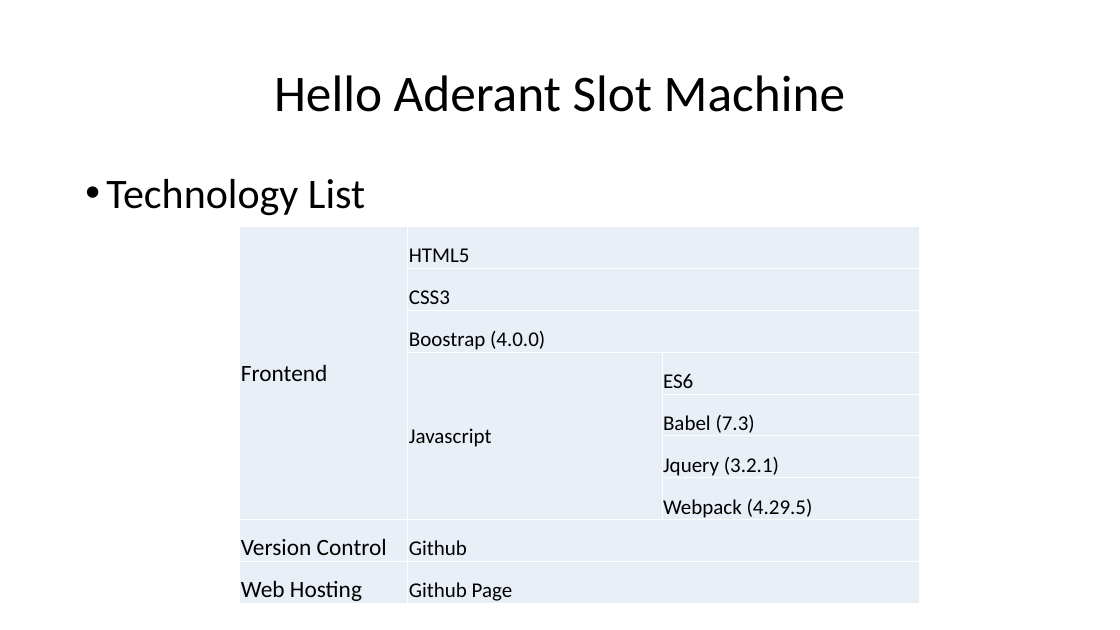
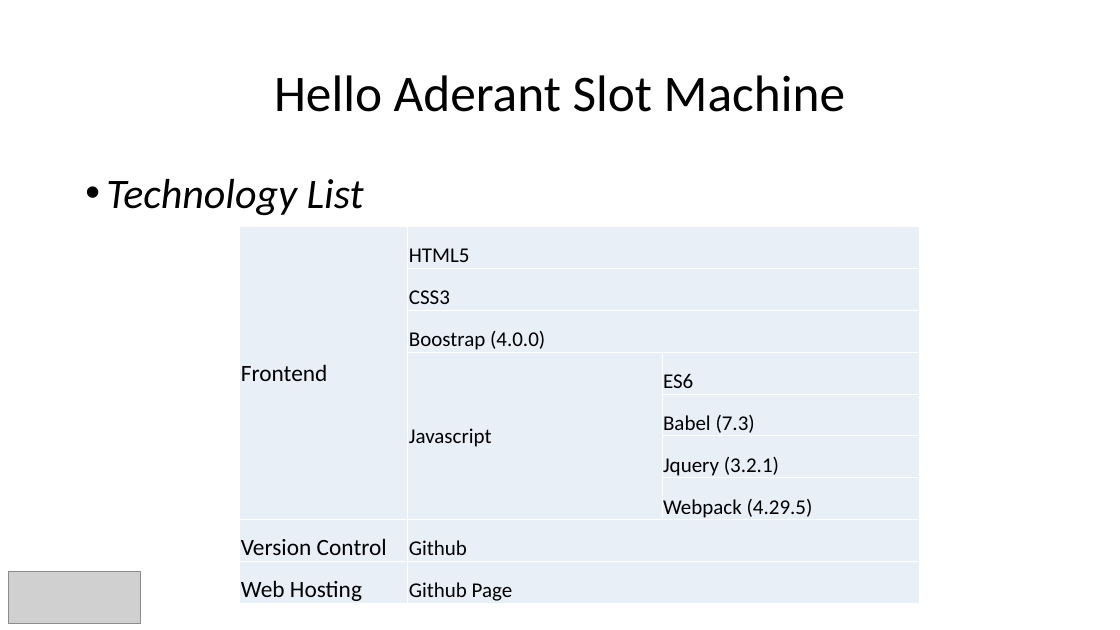
Before and after one commit to weilingxie/helloaderantslotmachine, a slide deck: slide 5 of helloaderant-WilliamXie.pptx (slide 3 before the commit). Drawn at 1120x630 pixels with LibreOffice and Linux fonts; fonts in the diff are those of the drawing; grey boxes stand for pictures. Boxes give left, top, right and bottom in pixels: in the first picture for what was removed or moved away, otherwise in the second. Text is boxed around its words. In the diff, an @@ line names an element or a change of style, - is before the commit and + after.

```diff
--- a/helloaderant-WilliamXie.pptx
+++ b/helloaderant-WilliamXie.pptx
@@ text "Technology List" at [106, 179, 364, 216]: italic on @@
@@ picture added at [8, 571, 139, 623] @@
```
Also in this commit, not shown: 1 other slide changed, 5 slides added, 4 slides removed.
